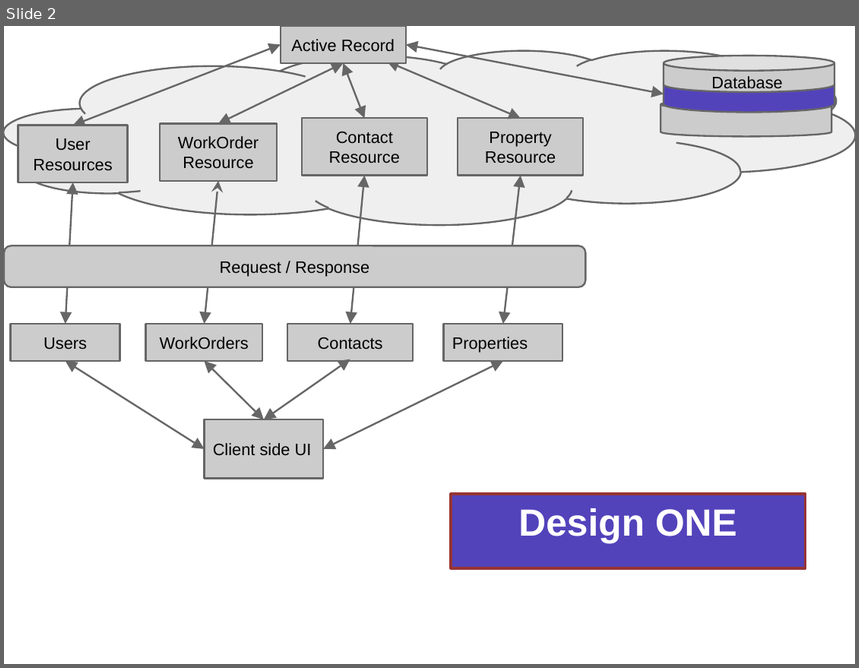
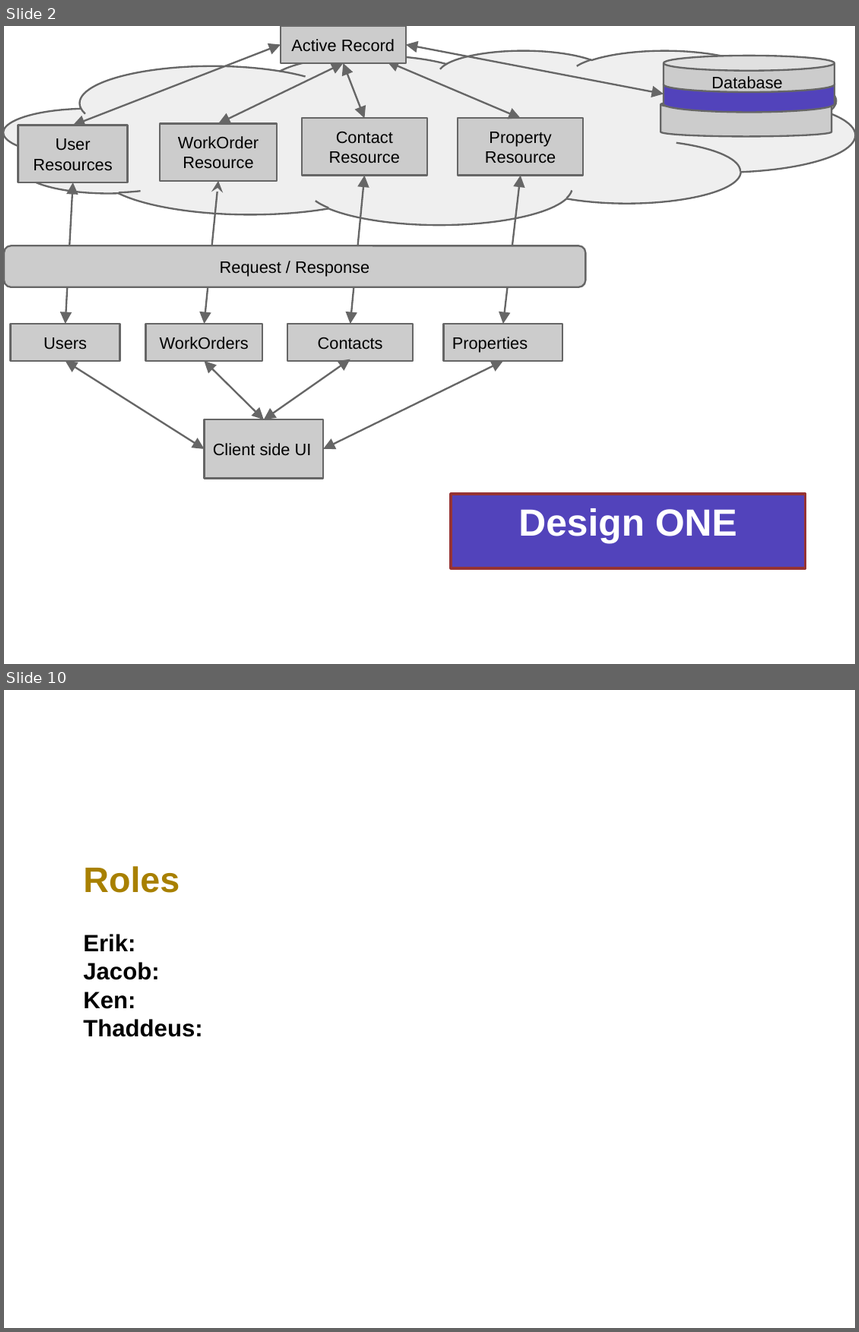
Before and after one commit to jjm3x3/propertyManager, a slide deck: DesignPlans.pptx. Shown one above the other, each under a label of ours: slide 2 before the commit, slides 2 and 10 after it; the slides between them are not shown. The pictures are 859x668 and 859x1332 pixels, drawn with LibreOffice and Linux fonts; fonts in the diff are those of the drawing. Boxes give left, top, right and bottom in pixels: in the first picture for what was removed or moved away, otherwise in the second. Text is boxed around its words. In the diff, an @@ line names an element or a change of style, - is before the commit and + after.

```diff
--- a/DesignPlans.pptx
+++ b/DesignPlans.pptx
@@ slide 10 added at (4, 690, 855, 1328), background #FFFFFF @@
@@ text added at (83, 866, 202, 1037), 20 pt, text #000000, bold @@
+Roles
+Erik:
+Jacob:
+Ken:
+Thaddeus:
```
Also in this commit, not shown: 2 slides changed, 6 other slides added, 9 slides removed.
